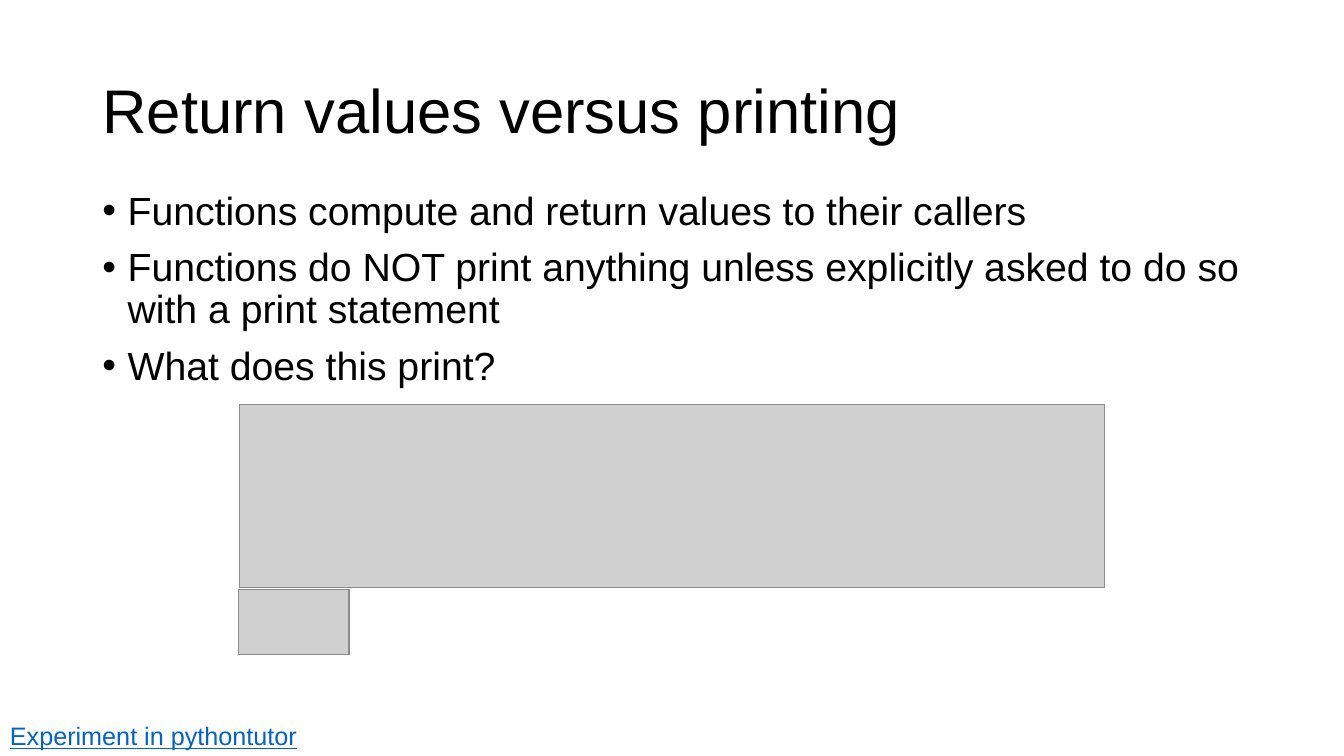
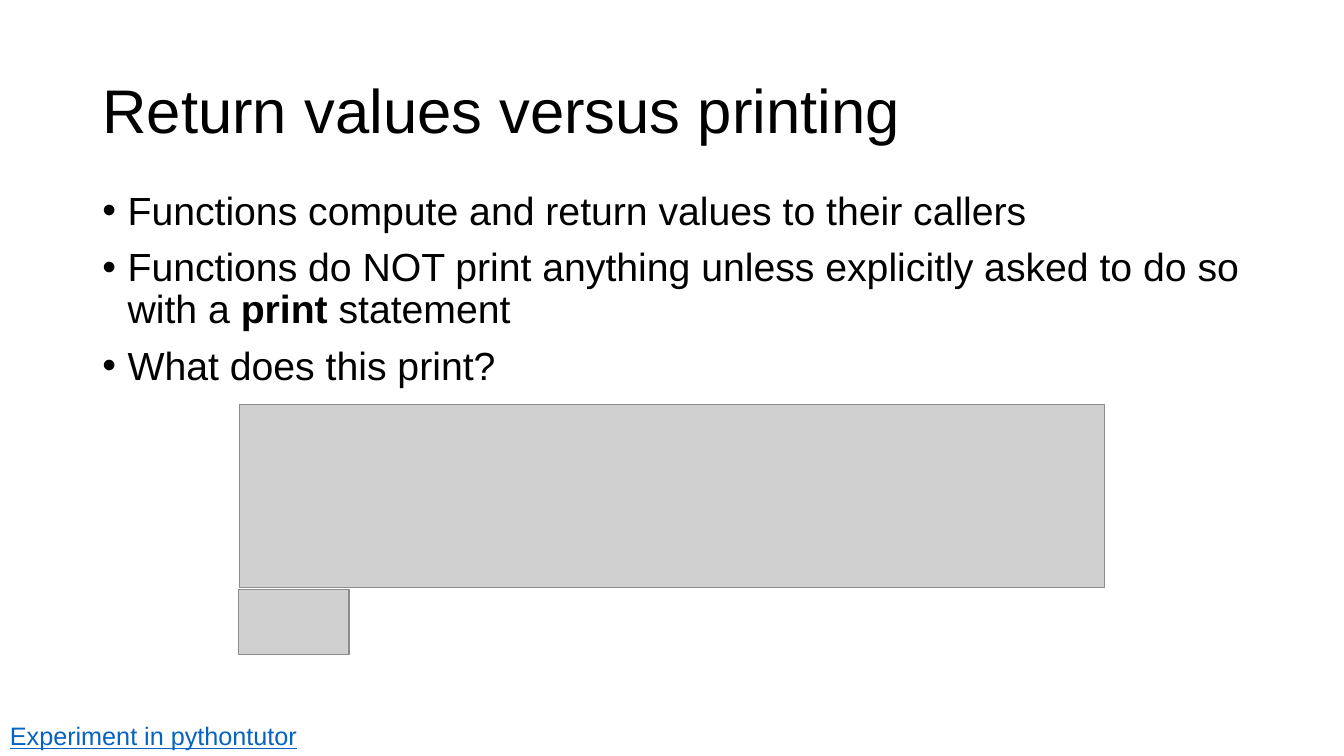
Before and after one commit to parrt/msds501, a slide deck: slide 11 of slides/functions.pptx. Drawn at 1344x756 pixels with LibreOffice and Linux fonts; fonts in the diff are those of the drawing; grey boxes stand for pictures; background and template pictures are left out. Boxes give left, top, right and bottom in pixels: in the first picture for what was removed or moved away, otherwise in the second. Text is boxed around its words. In the diff, an @@ line names an element or a change of style, - is before the commit and + after.

```diff
--- a/slides/functions.pptx
+++ b/slides/functions.pptx
@@ text at (128, 252, 1239, 331): bold on in "print" @@
```
Also in this commit, not shown: 6 other slides changed.
